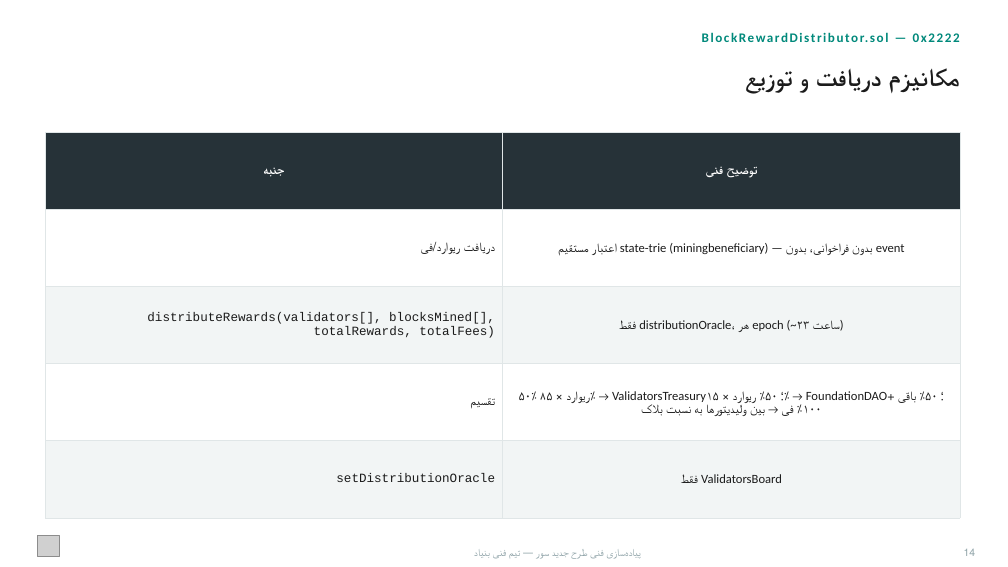
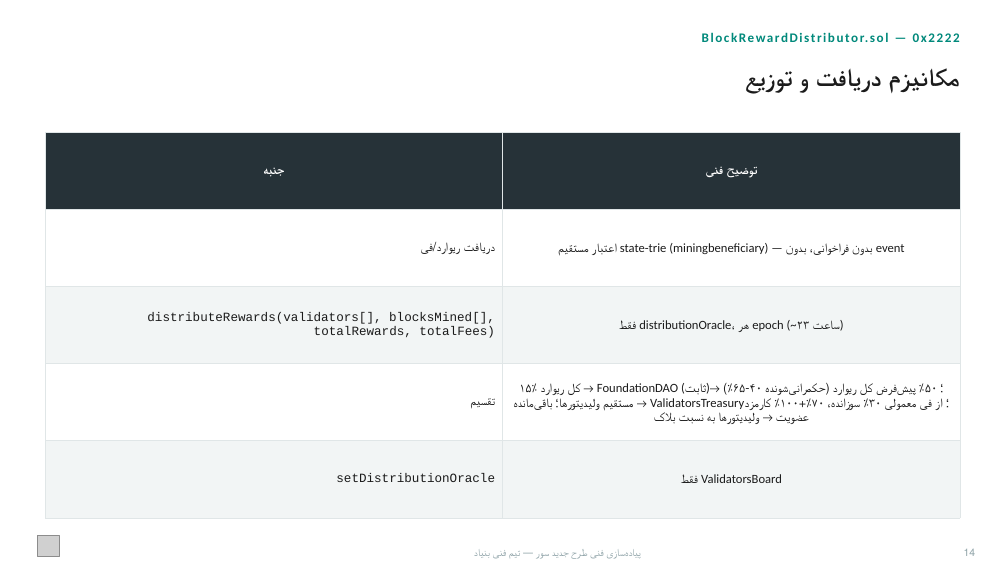
Before and after one commit to Sur-network/sur-new, a slide deck: slide 15 of presentations/Sur - Technical Team Presentation.pptx. Drawn at 1008x567 pixels with LibreOffice and Linux fonts; fonts in the diff are those of the drawing; grey boxes stand for pictures. Boxes give left, top, right and bottom in pixels: in the first picture for what was removed or moved away, otherwise in the second. Text is boxed around its words. In the diff, an @@ line names an element or a change of style, - is before the commit and + after.

```diff
--- a/presentations/Sur - Technical Team Presentation.pptx
+++ b/presentations/Sur - Technical Team Presentation.pptx
@@ table at (45,132,960,518) @@
-row 4, column 2: ۵۰٪ ریوارد × ۸۵٪ → ValidatorsTreasury؛ ۵۰٪ ریوارد × ۱۵٪ → FoundationDAO؛ ۵۰٪ باقی + ۱۰۰٪ فی → بین ولیدیتورها به نسبت بلاک
+row 4, column 2: ۱۵٪ کل ریوارد → FoundationDAO (ثابت)؛ ۵۰٪ پیش‌فرض کل ریوارد (حکمرانی‌شونده ۴۰-۶۵٪) → مستقیم ولیدیتورها؛ باقی‌مانده → ValidatorsTreasury؛ از فی معمولی ۳۰٪ سوزانده، ۷۰٪+۱۰۰٪ کارمزد عضویت → ولیدیتورها به نسبت بلاک
```
Also in this commit, not shown: 4 other slides changed, 17 other files.
